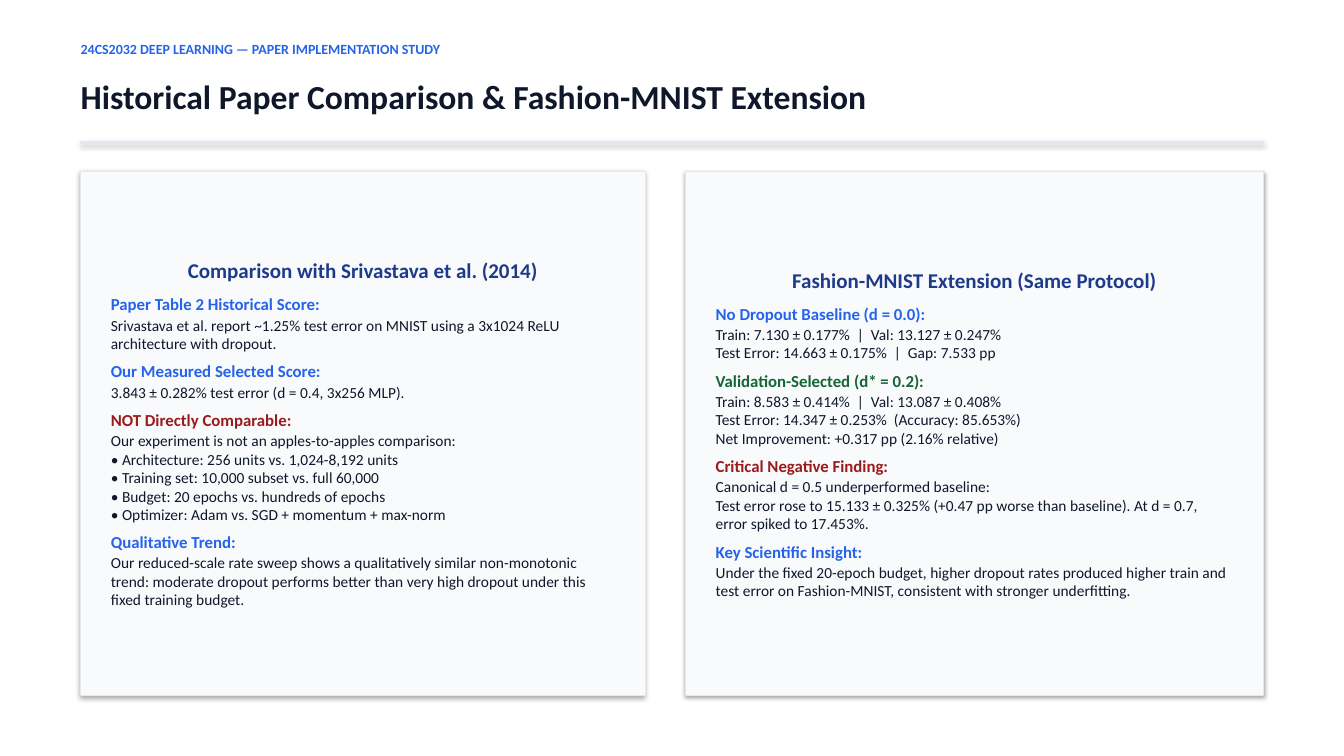
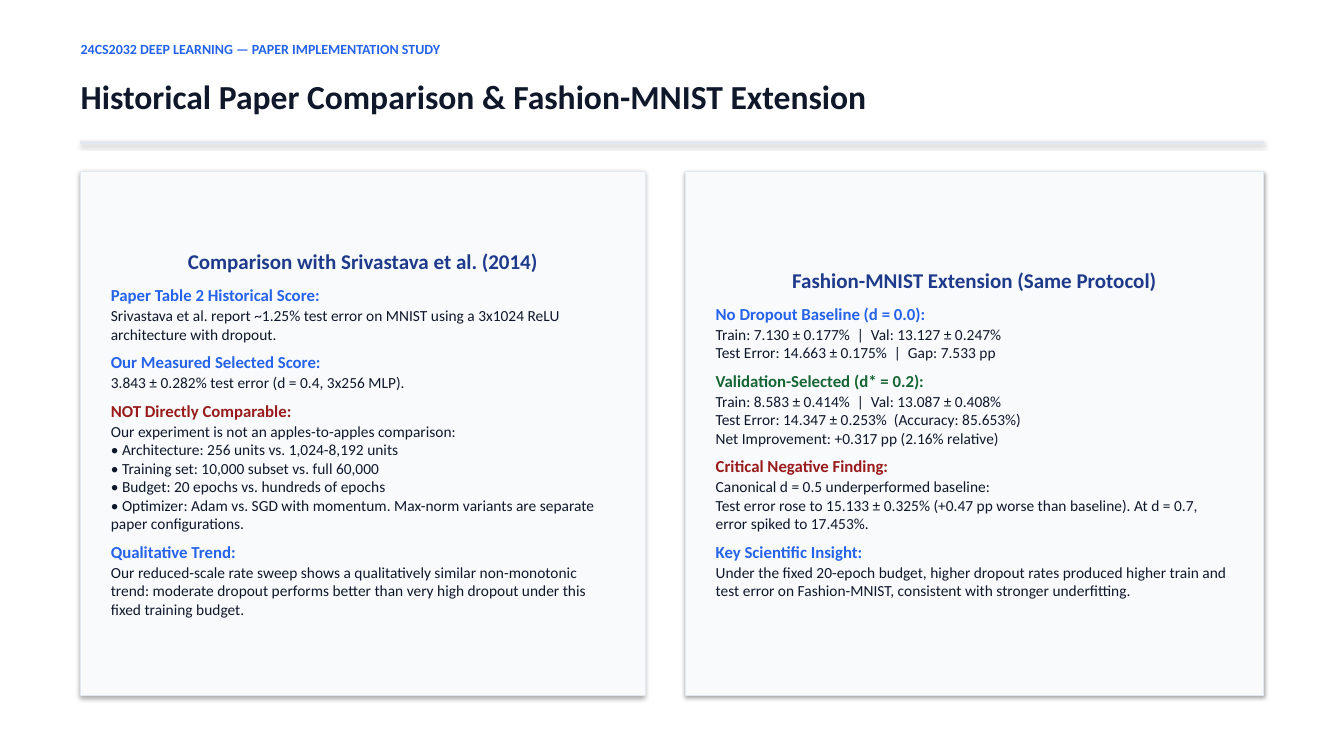
Before and after one commit to sg721642/24cs2032-dropout-paper-implementation, a slide deck: slide 6 of presentation/24CS2032_Dropout_Presentation.pptx. Drawn at 1344x756 pixels with LibreOffice and Linux fonts; fonts in the diff are those of the drawing. Boxes give left, top, right and bottom in pixels: in the first picture for what was removed or moved away, otherwise in the second. Text is boxed around its words. In the diff, an @@ line names an element or a change of style, - is before the commit and + after.

```diff
--- a/presentation/24CS2032_Dropout_Presentation.pptx
+++ b/presentation/24CS2032_Dropout_Presentation.pptx
@@ text in rectangle at bbox=[111, 426, 594, 532]: text changed @@
-Our experiment is not an apples-to-apples comparison:
-• Architecture: 256 units vs. 1,024-8,192 units
-• Training set: 10,000 subset vs. full 60,000
-• Budget: 20 epochs vs. hundreds of epochs
-• Optimizer: Adam vs. SGD + momentum + max-norm
+Our experiment is not an apples-to-apples comparison:
+• Architecture: 256 units vs. 1,024-8,192 units
+• Training set: 10,000 subset vs. full 60,000
+• Budget: 20 epochs vs. hundreds of epochs
+• Optimizer: Adam vs. SGD with momentum. Max-norm variants are separate paper configurations.
```
Also in this commit, not shown: 2 other slides changed, 2 other files.
